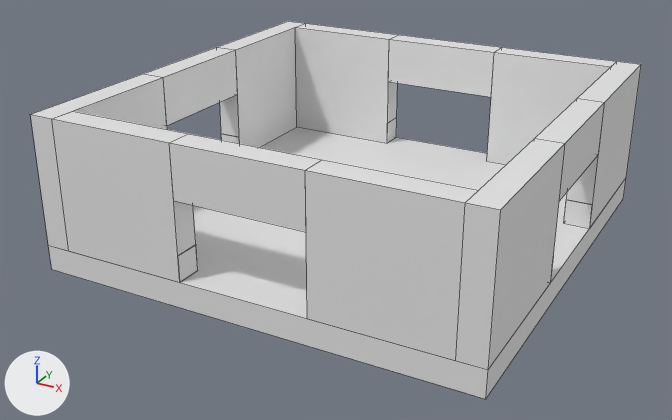
What one commit did to the Blender file Resources/levels/stage.blend.
Both versions are drawn from a 50 mm camera at (156.0, -304.0, 154.0) aimed at (-5.0, -11.0, 8.0). The lights are fixed; the arrows at lower left show +X, +Y and +Z. Mesh edges are drawn as thin lines.

In view in the first picture: '地面', '立方体', '立方体.002', '立方体.003', '立方体.004', '立方体.005', '立方体.007', '立方体.008', '立方体.012', '立方体.016', '立方体.018', '立方体.019'.
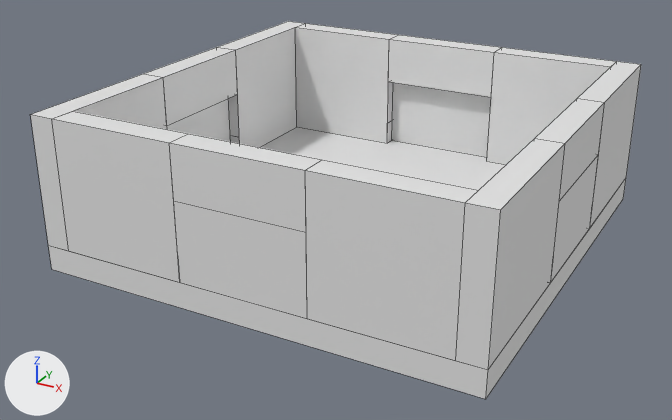
Diff of the bpy script that builds the scene:
```diff
--- a/Resources/levels/stage.blend.py
+++ b/Resources/levels/stage.blend.py
@@ ob_立方体_023 @@
+ob_立方体_023 = bpy.data.objects.new('立方体.023', me_立方体_020.copy())  # the mesh of ob_立方体_019
+ob_立方体_023.location = (0.0, -82.5, 20.0)
+ob_立方体_023.scale = (25.0, 2.5, 15.0)
@@ ob_立方体_022 @@
+ob_立方体_022 = bpy.data.objects.new('立方体.022', me_立方体_020.copy())  # the mesh of ob_立方体_019
+ob_立方体_022.location = (0.0, 82.5, 20.0)
+ob_立方体_022.scale = (25.0, 2.5, 15.0)
@@ ob_立方体_021 @@
+ob_立方体_021 = bpy.data.objects.new('立方体.021', me_立方体_020.copy())  # the mesh of ob_立方体_019
+ob_立方体_021.location = (-82.5, 0.0, 20.0)
+ob_立方体_021.scale = (2.5, 25.0, 15.0)
@@ ob_立方体_020 @@
+ob_立方体_020 = bpy.data.objects.new('立方体.020', me_立方体_020.copy())  # the mesh of ob_立方体_019
+ob_立方体_020.location = (82.5, 0.0, 20.0)
+ob_立方体_020.scale = (2.5, 25.0, 15.0)
```

What differs and where, as boxes (x1, y1, x2, y2) in the pictures (672 x 420 px):
'立方体.023', added
    after: (174, 201, 307, 318)
'立方体.022', added
    after: (392, 83, 491, 157)
'立方体.020', added
    after: (551, 156, 598, 282)
'立方体.021', added
    after: (167, 98, 230, 142)
